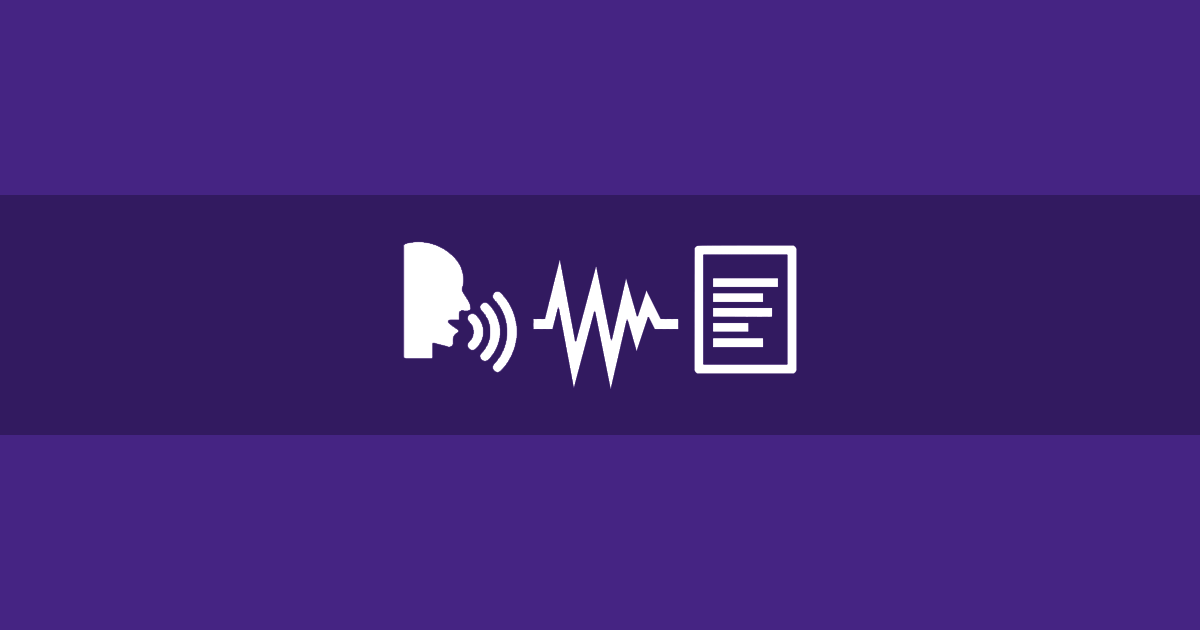
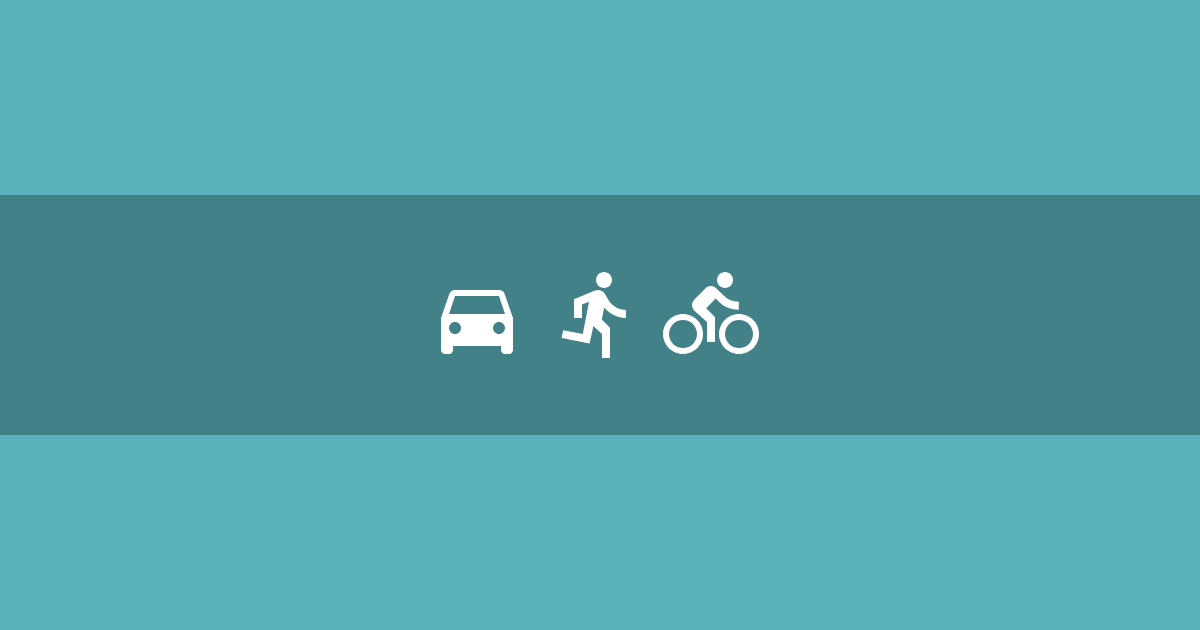
Comparing the layer stacks of the two 1200×630 images. Changes:
hid "Layer 1" over [left=403, top=241, right=797, bottom=389]
added layer "car" above "run" over [left=441, top=290, right=513, bottom=354]
added layer "run" above "bike" over [left=561, top=272, right=626, bottom=358]
added layer "bike" above "Rectangle 1" over [left=663, top=272, right=759, bottom=354]
painted on "Layer 2" over [left=0, top=0, right=1200, bottom=630]
